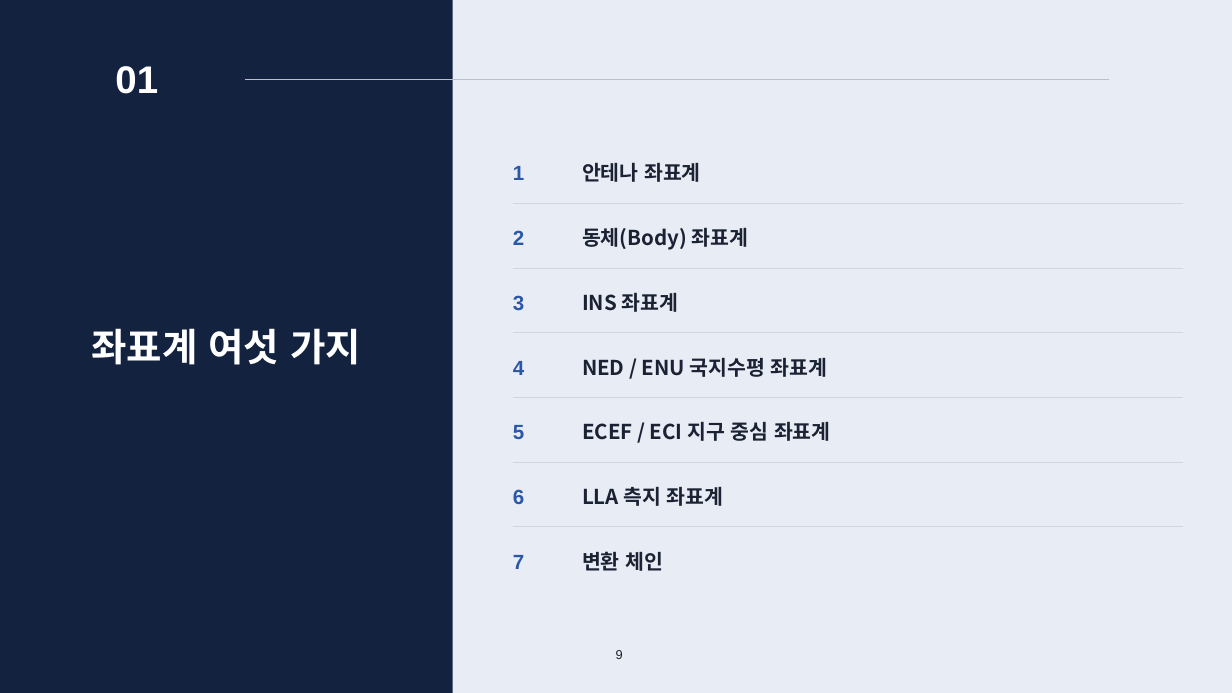
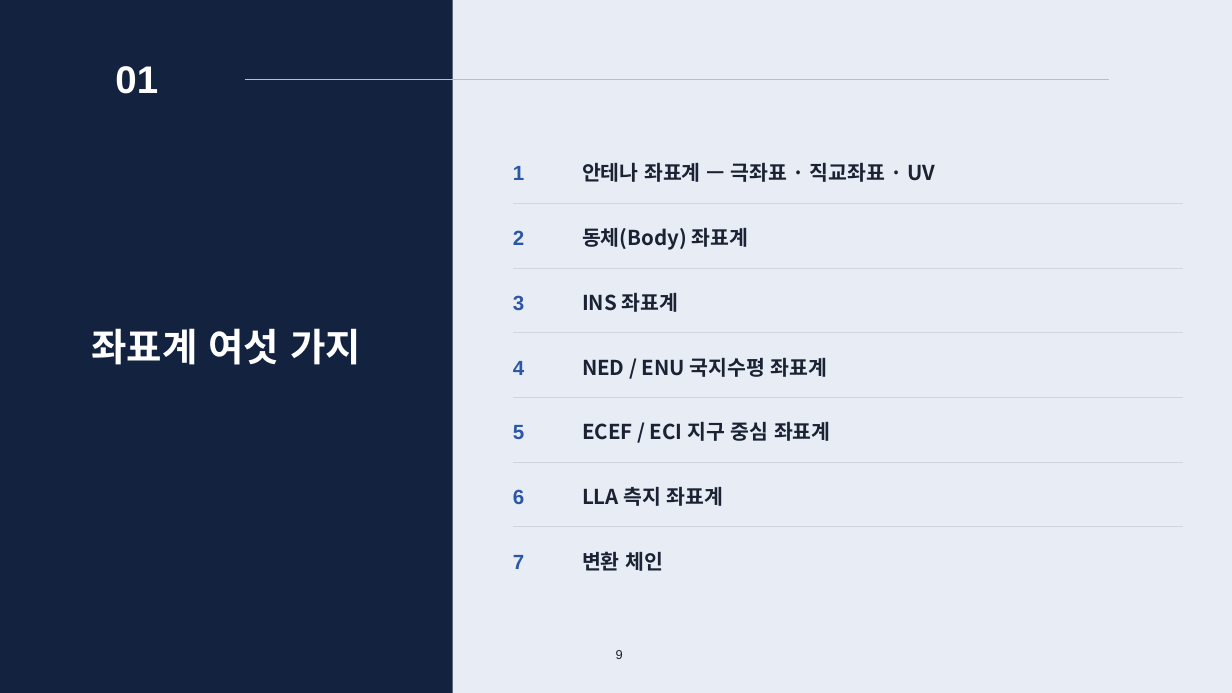
Before and after one commit to harley-hwan/IpcProc, a slide deck: slide 9 of Part2_CoordFrames/ref/산출물/Chapter2_coordinate_systems.pptx. Drawn at 1232x693 pixels with LibreOffice and Linux fonts; fonts in the diff are those of the drawing. Boxes give left, top, right and bottom in pixels: in the first picture for what was removed or moved away, otherwise in the second. Text is boxed around its words. In the diff, an @@ line names an element or a change of style, - is before the commit and + after.

```diff
--- a/Part2_CoordFrames/ref/산출물/Chapter2_coordinate_systems.pptx
+++ b/Part2_CoordFrames/ref/산출물/Chapter2_coordinate_systems.pptx
@@ text at bbox=[582, 162, 936, 182]: text changed @@
-안테나 좌표계
+안테나 좌표계 — 극좌표 · 직교좌표 · UV
```
Also in this commit, not shown: 6 other slides changed, 1 slide added, 8 other files.
